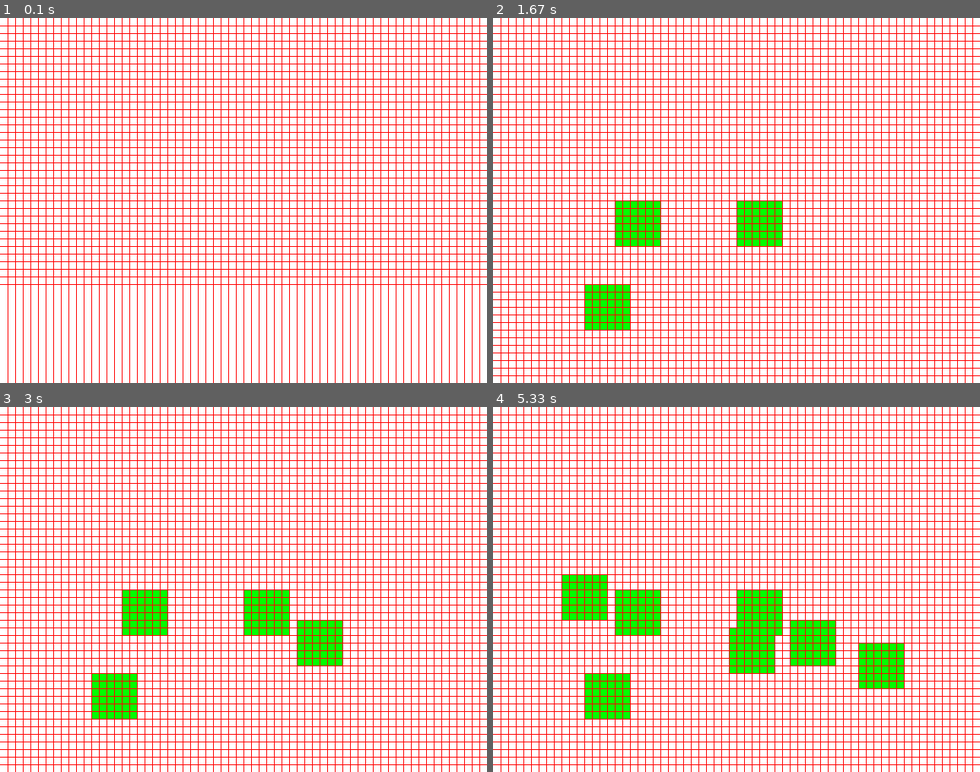
Above: before the commit, frames 1-4 (two rows, left to right).
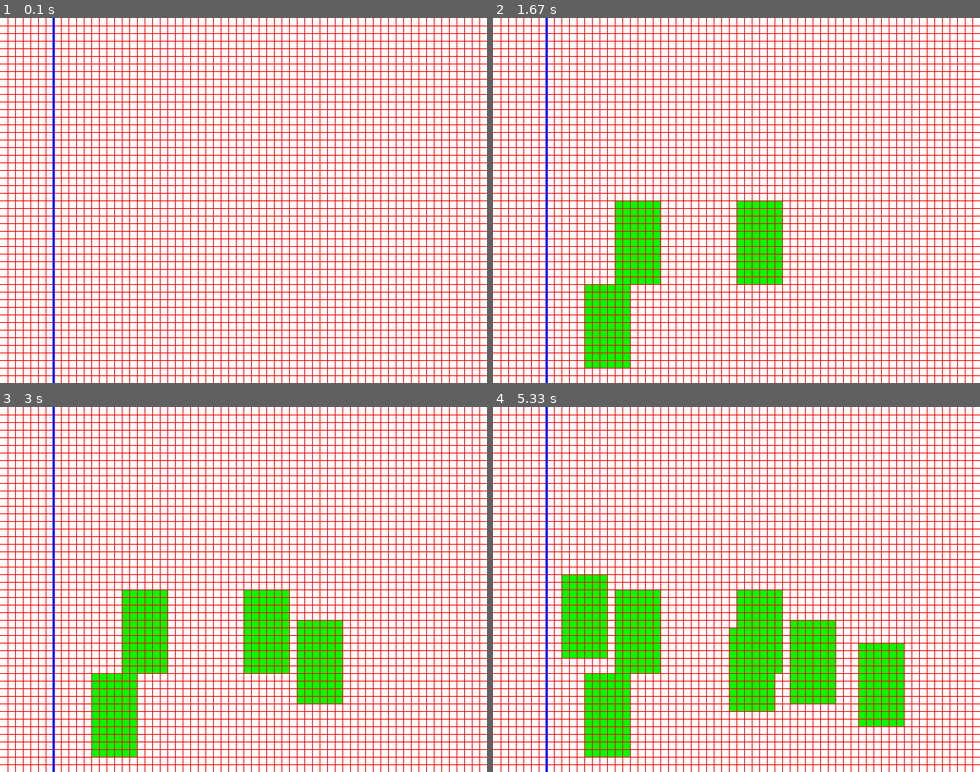
Above: after the commit, the same moments.

Repository: The-XSS-Rat/rctPySim
Game: pygame game, started from pyGame-1.py
Two runs of this game, one before a commit and one after it. Both use one fixed random seed, a clock stepped at 60 frames per second and the inputs below. The source is Python 2; it was converted automatically to run under Python 3.
Inputs (mouse positions are in pixels of both pictures, inside the frame that each line leads up to):
- Up to frame 1 (0.1 s): no input
- Up to frame 2 (1.67 s): click (736, 200) at 0.38 s; click (619, 204) at 0.83 s; move the mouse to (585, 284) at 1.13 s; click (585, 284) at 1.42 s
- Up to frame 3 (3 s): move the mouse to (301, 622) at 1.83 s; click (301, 622) at 2.18 s; move the mouse to (68, 578) at 2.67 s
- Up to frame 4 (5.33 s): click (561, 578) at 3.07 s; move the mouse to (736, 633) at 3.6 s; click (736, 633) at 4.05 s; move the mouse to (863, 647) at 4.63 s; click (863, 647) at 5.1 s

The runs differ from the first frame. In frame 1, 2.7% of the frame differs, in the area x 0-100%, y 0-100%; in frame 2, 2.8%; in frame 3, 3.6%; in frame 4, 5.3%, in the area x 10-85%, y 0-100%.

Commit message:
Added the basic menu controls and made it so that it's impossible to place an attraction on the menu

Diff:
--- a/pyGame-1.py
+++ b/pyGame-1.py
@@ -5,6 +5,11 @@
 
 xres = 640
 yres = 480
+
+currAttr = "Marry-go-round"
+currAttrWidth = 5
+currAttrHeight = 10
+
 screen = pygame.display.set_mode((xres, yres))
 screen.fill((255,255,255))
 
@@ -17,25 +22,29 @@
     for y in range(0,480,10):
         y = y + 10
         pygame.draw.line(screen,(255,0,0),(0,y), (xres,y),1)
-        pygame.display.flip()
         done = 0
+    pygame.draw.line(screen,(0,0,255),(70,0),(70,yres),3)
+    pygame.display.flip()
 
 def fillSquare(event):
-    attr1 = Attraction(5,5)
+    attr1 = Attraction(currAttrWidth,currAttrHeight)
 
     h=0
     yp = (event.pos[1]/10)*10+1 #1 is the y position
-
-    while h <= attr1.getHeight():
-        xp = (event.pos[0]/10)*10+1 #0 is the x position
-        rectange = (xp,yp,10,10)
-        w=0
-        while w <= attr1.getWidth():
-            pygame.draw.rect(screen, (0, 255, 0), (xp, yp, 9, 9))
-            xp += 10
-            w+=1
-        yp+=10
-        h+=1
+    orgXP = (event.pos[0]/10)*10+1
+    if orgXP >= 70:
+        while h <= attr1.getHeight():
+            xp = (event.pos[0]/10)*10+1 #0 is the x position
+            rectange = (xp,yp,10,10)
+            w=0
+            while w <= attr1.getWidth():
+                pygame.draw.rect(screen, (0, 255, 0), (xp, yp, 9, 9))
+                xp += 10
+                w+=1
+            yp+=10
+            h+=1
+    else:
+        print "menu tapped"
 
     pygame.display.flip()
 
